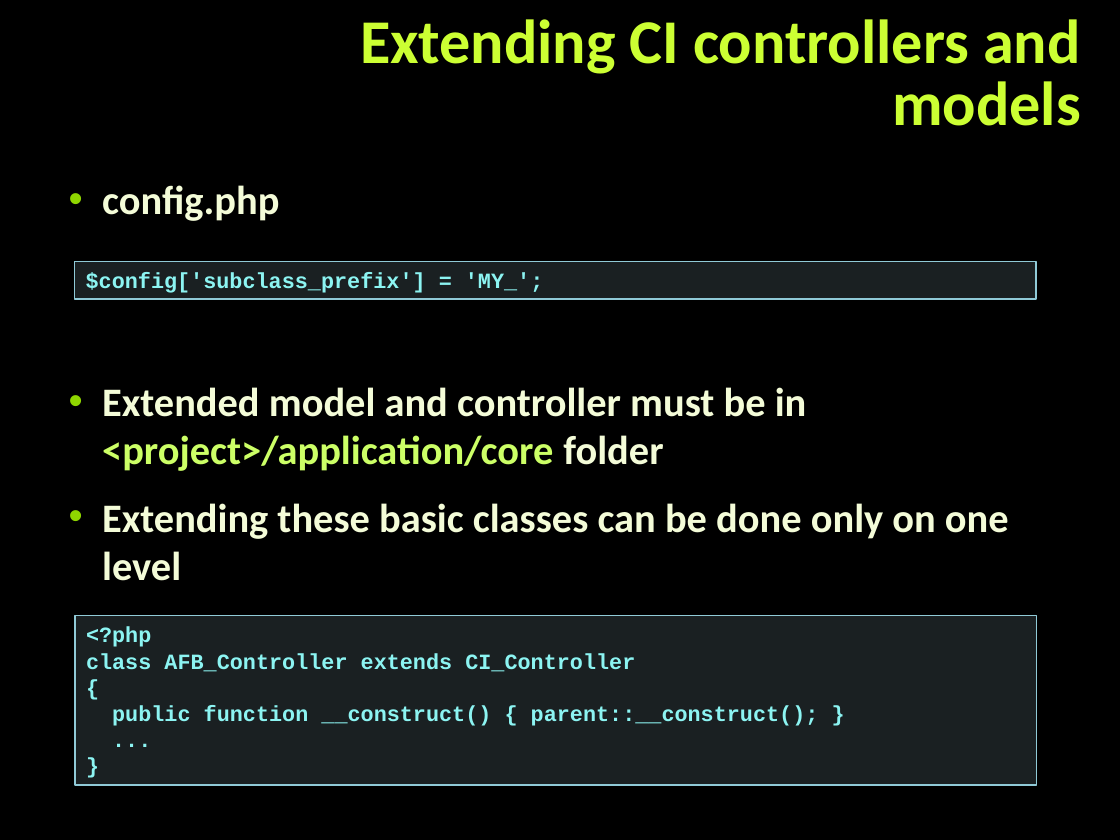
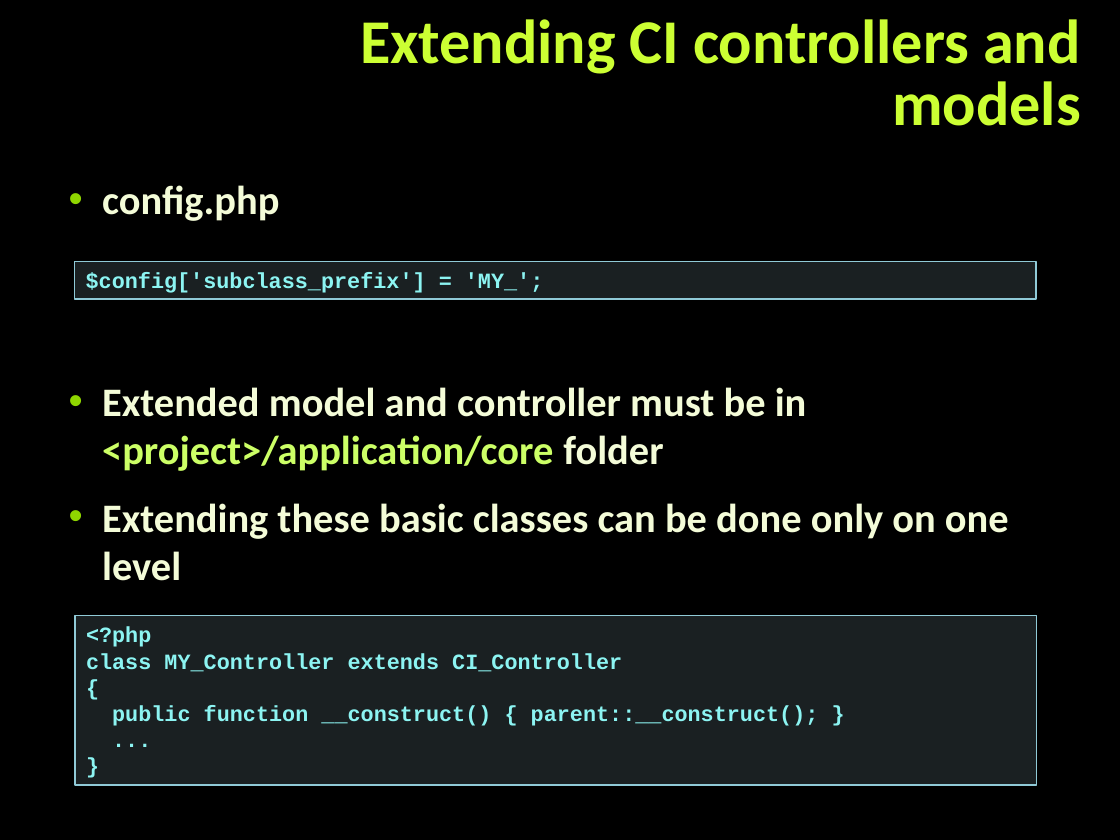
Before and after one commit to tanzhur/PHP_MVC-seminar, a slide deck: slide 61 of PHP_MVC.pptx. Drawn at 1120x840 pixels with LibreOffice and Linux fonts; fonts in the diff are those of the drawing; background and template pictures are left out. Boxes give left, top, right and bottom in pixels: in the first picture for what was removed or moved away, otherwise in the second. Text is boxed around its words. In the diff, an @@ line names an element or a change of style, - is before the commit and + after.

```diff
--- a/PHP_MVC.pptx
+++ b/PHP_MVC.pptx
@@ text in rectangle at (x1=86, y1=653, x2=622, y2=672): text changed @@
-class AFB_Controller extends CI_Controller
+class MY_Controller extends CI_Controller
```
Also in this commit, not shown: 2 other slides changed, 17 slides added.
